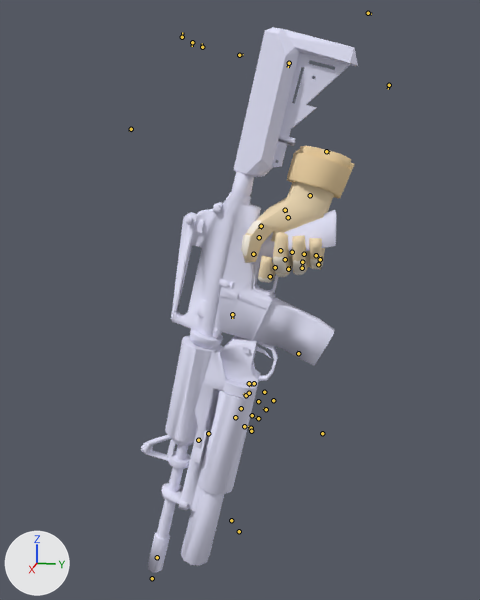
An edit to the Blender file models/BlenderFiles/9mmAR.blend, drawn before and after from the same camera.
Before and after are seen from a 50 mm camera at (40.3, 8.7, 6.6) aimed at (-0.4, 0.5, -3.6). Every picture has the same lights, and +X, +Y and +Z are marked at lower left. Both versions are drawn at frame 0 of the action 'shoot_1'; the numbers are the values there. The bones that bend it are drawn over the model as lines.

In view in the first picture: 'v_9mmar_m4_view_reference', 'v_9mmar_v_gordon_hands_reference'.
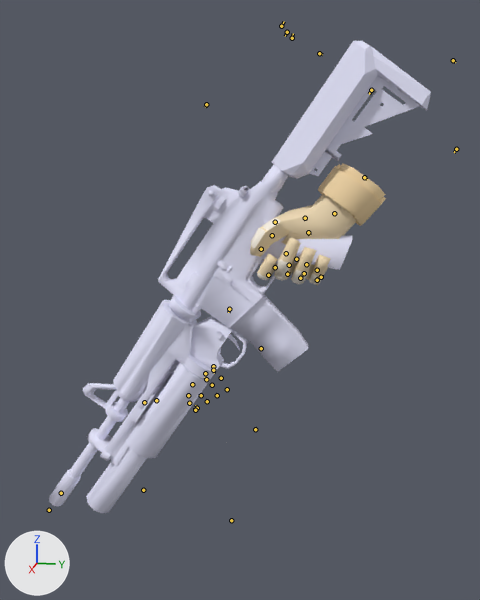
Boxes [x1, y1, x2, y2] around the edits, measured in the pictures (480 x 600 px):
'v_9mmar_m4_view_reference', posed (76% wider, 13% shorter): before [141, 27, 358, 572]; after [49, 41, 431, 513]
'v_9mmar_v_gordon_hands_reference', posed: before [241, 146, 354, 283]; after [250, 163, 386, 285]

The edits, one by one:
Bone 'Bip01 Pelvis' (bone_bip01_pelvis) moves from (24.99, -24.0, 7.61) to (16.96, -25.05, 7.63).
Bone 'Bip01 Pelvis' (bone_bip01_pelvis) turns from (2, 2, 77) to (2, 1, 56) degrees about its own x, y and z.
